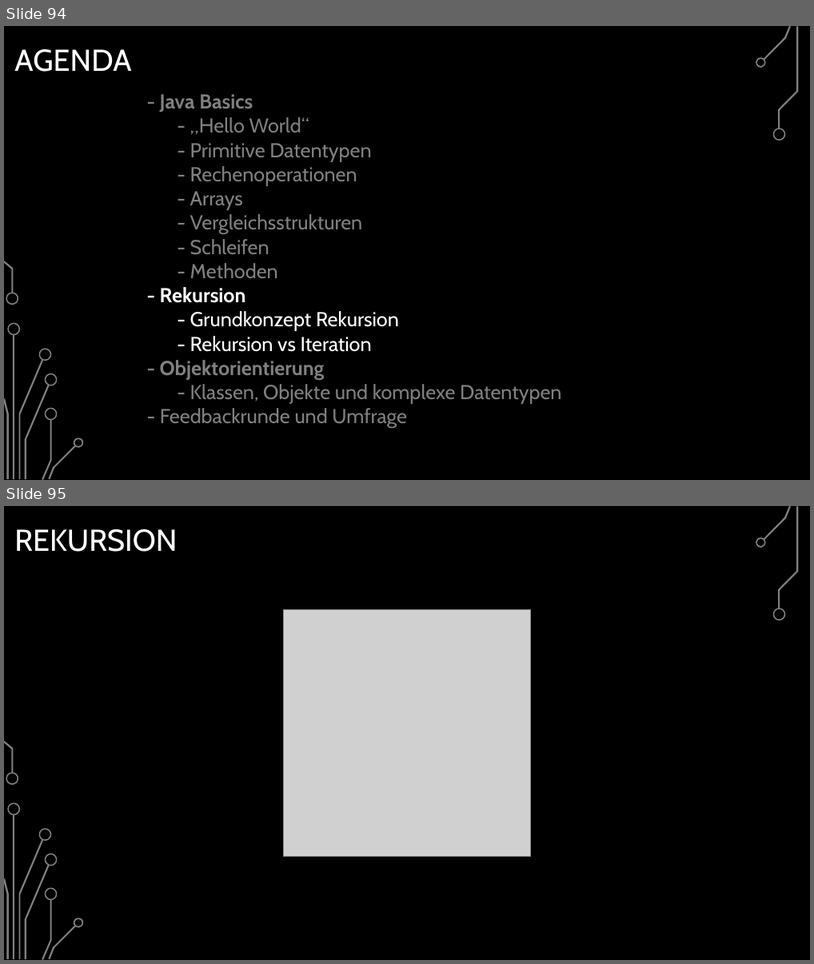
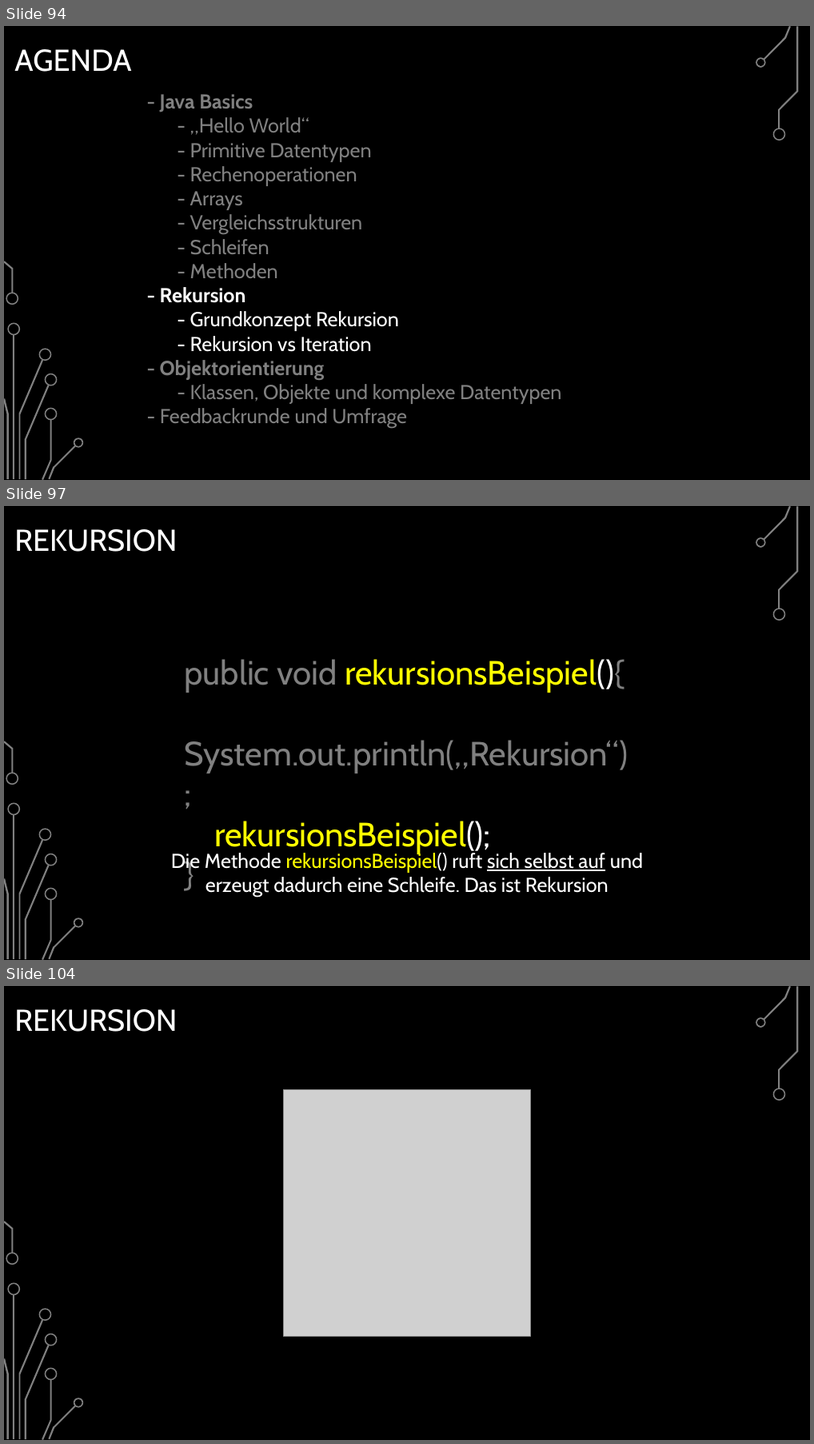
Before and after one commit to BelmontR/Java-Tutorial-Course, a slide deck: Java Grundkurs.pptx. Shown one above the other, each under a label of ours: slides 94 and 95 before the commit, slides 94, 97 and 104 after it; the slides between them are not shown. The pictures are 814x964 and 814x1444 pixels, drawn with LibreOffice and Linux fonts; fonts in the diff are those of the drawing; grey boxes stand for pictures; background and template pictures are left out. Boxes give left, top, right and bottom in pixels: in the first picture for what was removed or moved away, otherwise in the second. Text is boxed around its words. In the diff, an @@ line names an element or a change of style, - is before the commit and + after.

Commit message:
Added Rekursion Chapter with Example Code

```diff
--- a/Java Grundkurs.pptx
+++ b/Java Grundkurs.pptx
@@ slide 97 added at (4, 506, 810, 960), background picture (left out); not listed: 17 template elements that a slide beside it also shows @@
@@ title added at (14, 529, 177, 552), 36 pt, text #FFFFFF @@
+REKURSION
@@ text added at (185, 659, 628, 854), 40 pt, text #808080 @@
+public void rekursionsBeispiel(){
+System.out.println(„Rekursion“);
+rekursionsBeispiel();
+}
@@ text added at (171, 851, 643, 896), 24 pt, text #FFFFFF @@
+Die Methode rekursionsBeispiel() ruft sich selbst auf und erzeugt dadurch eine Schleife. Das ist Rekursion
@@ what was slide 95 is now slide 104 @@
```
Also in this commit, not shown: 8 other slides added, 4 other files.
